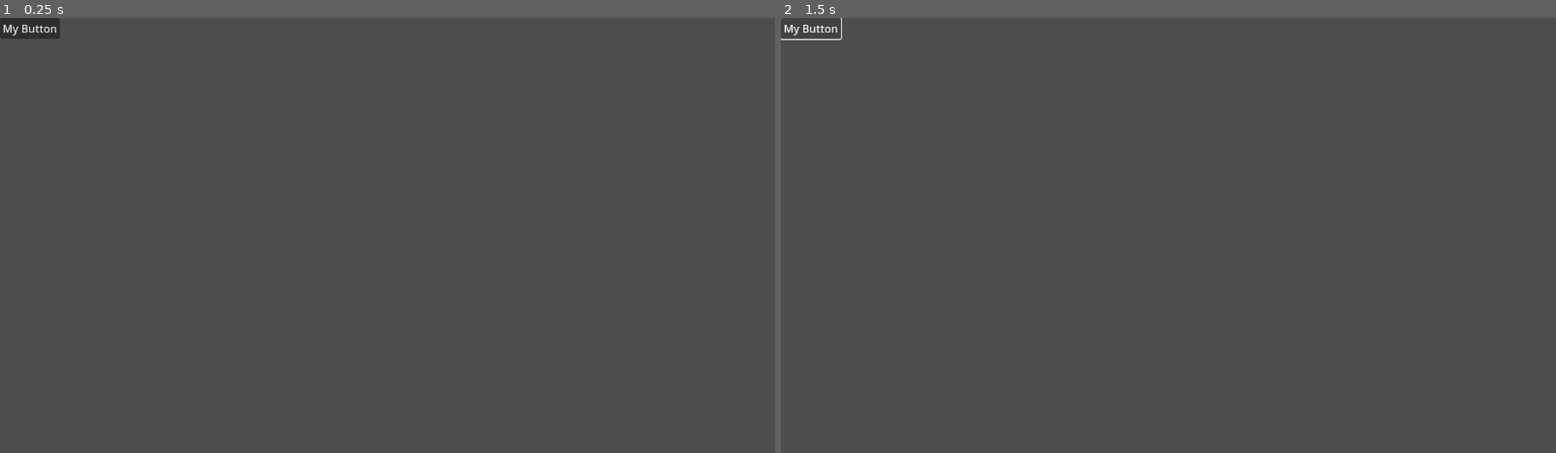
Above: before the commit, frames 1-2 (left to right).
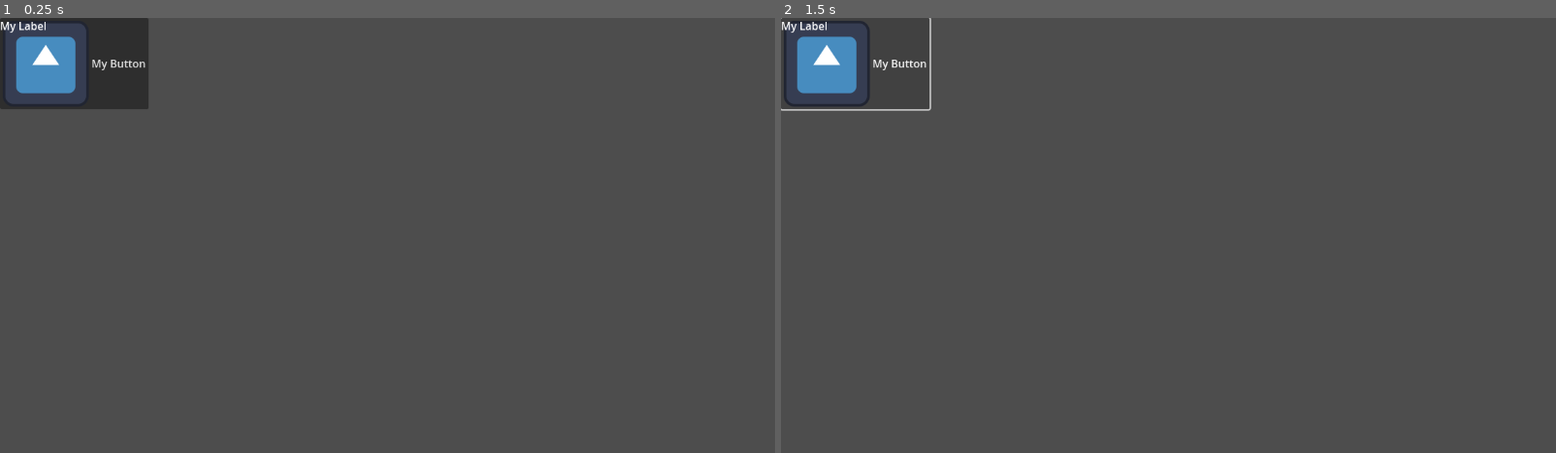
Above: after the commit, the same moments.

Repository: graydoubt/godot-4.3-setter-called-twic
Game: Godot game, scene res://main.tscn
Same seed, same stepped clock (60 frames per second), same inputs: the game is played once before the commit and once after it. Before the commit the project has no main scene; this scene is started directly in both runs. The engine's default icon, where the game draws it, is replaced by a stand-in: a white triangle on a blue panel in a dark square.
Inputs:
- Up to frame 1 (0.25 s): no input
- Up to frame 2 (1.5 s): click "My Button" at 0.5 s; click "My Button" at 1.25 s

The runs differ from the first frame. In frame 1, 3.2% of the frame differs, in the area x 0-20%, y 0-21%; in frame 2, 1.6%.

Commit message:
feat: test additional property types

Diff:
--- /dev/null
+++ b/button.gd
@@ -0,0 +1,7 @@
+extends Button
+
+@export var my_icon: Texture2D:
+	set(value):
+		my_icon = value
+		icon = value
+		print("%s: setting icon" % [self])
--- a/button.tscn
+++ b/button.tscn
@@ -1,6 +1,11 @@
-[gd_scene format=3 uid="uid://bx2itg4chtaj"]
+[gd_scene load_steps=3 format=3 uid="uid://bx2itg4chtaj"]
+
+[ext_resource type="Script" path="res://button.gd" id="1_yg1qq"]
+[ext_resource type="Texture2D" uid="uid://1sy0rb4nw1mn" path="res://icon.svg" id="2_pytf8"]
 
 [node name="Button" type="Button"]
 offset_right = 8.0
 offset_bottom = 8.0
 text = "My Button"
+script = ExtResource("1_yg1qq")
+my_icon = ExtResource("2_pytf8")
--- /dev/null
+++ b/label.tscn
@@ -0,0 +1,6 @@
+[gd_scene format=3 uid="uid://ctf08eneduupo"]
+
+[node name="Label" type="Label"]
+offset_right = 40.0
+offset_bottom = 23.0
+text = "My Label"
--- a/main.tscn
+++ b/main.tscn
@@ -4,5 +4,7 @@
 
 [node name="Main" type="Node"]
 
-[node name="UI" parent="." node_paths=PackedStringArray("my_button") instance=ExtResource("1_aniqm")]
+[node name="UI" parent="." node_paths=PackedStringArray("my_button", "my_label", "my_label2") instance=ExtResource("1_aniqm")]
 my_button = NodePath("Button")
+my_label = NodePath("Label")
+my_label2 = NodePath("Label2")
--- a/project.godot
+++ b/project.godot
@@ -11,5 +11,6 @@
 [application]
 
 config/name="Setter Called Twice"
+run/main_scene="res://main.tscn"
 config/features=PackedStringArray("4.3", "Forward Plus")
 config/icon="res://icon.svg"
--- a/ui.gd
+++ b/ui.gd
@@ -3,8 +3,33 @@
 @export var my_button: Button:
 	set(value):
 		my_button = value
-		print("setting button")
+		print("%s: setting button" % [self])
 		_connect_button_signal(value)
+
+@export_node_path("Button") var my_button_path: NodePath:
+	set(value):
+		my_button_path = value
+		print("%s: setting button path" % [self])
+
+@export var my_label: Label:
+	set(value):
+		my_label = value
+		print("%s: setting label" % [self])
+
+@export var my_label2: Label:
+	set(value):
+		my_label2 = value
+		print("%s: setting label2" % [self])
+
+@export var my_int: int:
+	set(value):
+		my_int = value
+		print("%s: setting int" % [self])
+
+@export var my_string: String:
+	set(value):
+		my_string = value
+		print("%s: setting string" % [self])
 
 
 func _connect_button_signal(button: Button) -> void:
--- a/ui.tscn
+++ b/ui.tscn
@@ -1,10 +1,22 @@
-[gd_scene load_steps=3 format=3 uid="uid://bkucqgqglk6k1"]
+[gd_scene load_steps=4 format=3 uid="uid://bkucqgqglk6k1"]
 
 [ext_resource type="Script" path="res://ui.gd" id="1_ccct7"]
 [ext_resource type="PackedScene" uid="uid://bx2itg4chtaj" path="res://button.tscn" id="2_a7vqu"]
+[ext_resource type="PackedScene" uid="uid://ctf08eneduupo" path="res://label.tscn" id="3_5xjdc"]
 
-[node name="UI" type="CanvasLayer" node_paths=PackedStringArray("my_button")]
+[node name="UI" type="CanvasLayer" node_paths=PackedStringArray("my_button", "my_label", "my_label2")]
 script = ExtResource("1_ccct7")
 my_button = NodePath("Button")
+my_button_path = NodePath("Button")
+my_label = NodePath("Label")
+my_label2 = NodePath("Label2")
+my_int = 1
+my_string = "hello world"
 
 [node name="Button" parent="." instance=ExtResource("2_a7vqu")]
+
+[node name="Label" parent="." instance=ExtResource("3_5xjdc")]
+
+[node name="Label2" type="Label" parent="."]
+offset_right = 40.0
+offset_bottom = 23.0
